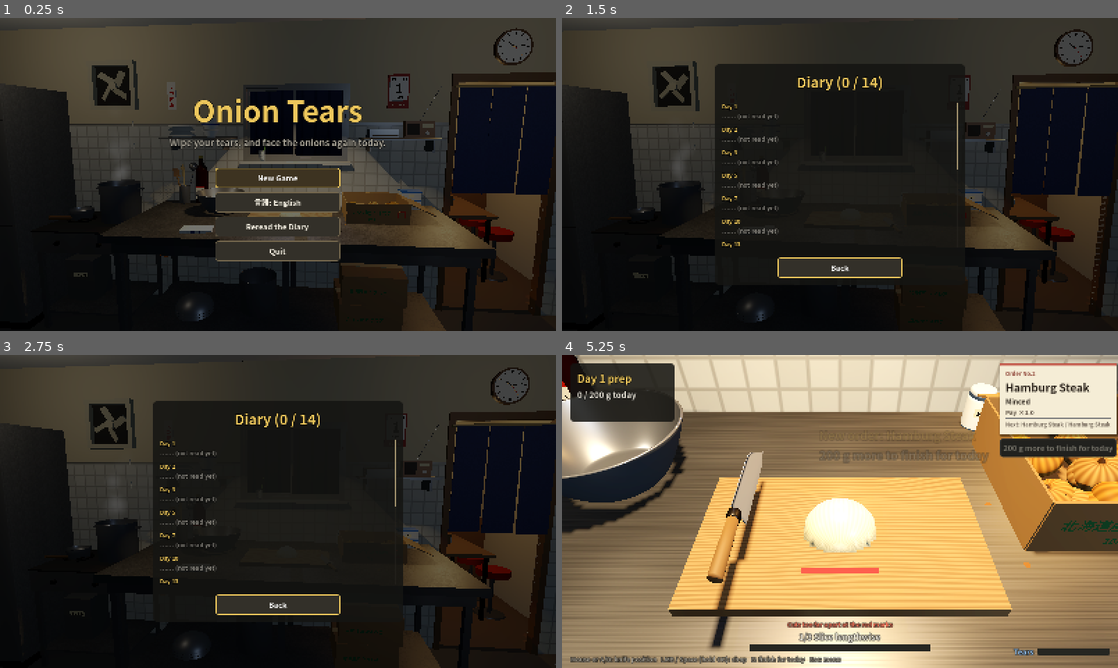
Above: before the commit, frames 1-4 (two rows, left to right).
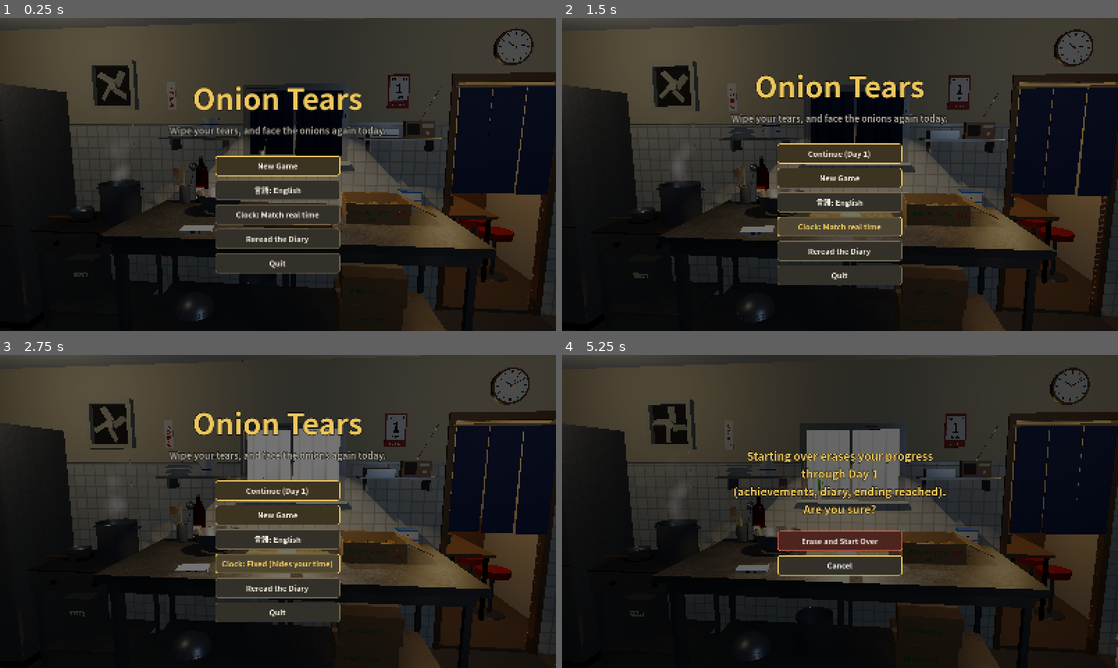
Above: after the commit, the same moments.

Repository: decopon-7/-
Game: Godot game, scene res://scenes/main.tscn
Two runs of this game, one before a commit and one after it. Both use one fixed random seed, a clock stepped at 60 frames per second and the inputs below.
Inputs (mouse positions are in pixels of both pictures, inside the frame that each line leads up to):
- Up to frame 1 (0.25 s): no input
- Up to frame 2 (1.5 s): click (840, 215) at 0.5 s, where only the run after the commit has a clickable "Clock: Match real time"; click (840, 227) at 1.25 s, where only the run after the commit has a clickable "Clock: Fixed (hides your time)"
- Up to frame 3 (2.75 s): click (278, 564) at 2 s, where only the run after the commit has a clickable "Clock: Match real time"
- Up to frame 4 (5.25 s): click "Back" (after the commit: "New Game") at 2.75 s; click (840, 514) at 3.5 s, where only the run before the commit has a clickable "New Game"; move the mouse to (962, 495) at 4.27 s; hold D (knife_right) 4.28-5 s; hold E (end_day) 4.28-5 s; click (962, 495) at 4.42 s; drag from (728, 527) to (812, 574) at 5.02 s

The runs differ from the first frame. In frame 1, 6.6% of the frame differs, in the area x 30-70%, y 21-82%; in frame 2, 21%; in frame 3, 23%; in frame 4, 95%, in the area x 0-100%, y 0-100%.

Commit message:
時計を実際の時刻に合わせるかを設定で選べるように、日記を時間帯に依存しない表現に
- タイトル画面と一時停止画面に「時計: 実際の時刻に合わせる／合わせない」を追加（セーブに保存）
- 合わせない場合は10時10分固定（秒針のみ動く）。配信で時刻を見せたくない人向け
- 日記16日目の「夜、」と実績名「十日目の朝」を、時間帯を選ばない表現に変更
- tools/test_clock.gd と、確認用スクショの --clock=off を追加

Co-Authored-By: Claude Sonnet 5.5 <noreply@anthropic.com>
Claude-Session: https://claude.ai/code/session_01Fz9qy8KHkDBY9XhjKQFu2R

Diff:
--- a/scripts/dev_screenshot.gd
+++ b/scripts/dev_screenshot.gd
@@ -11,6 +11,7 @@
 #   achievements: 実績一覧画面を確認する（--skin=0〜3 で称号、--scroll=1 で一覧の下の方）
 #   diary: 日記の回想画面を確認する（--diary_days=1,2,40 のように読んだことにする日を指定可能）
 #   （cut / mince / complete に --golden=1 を付けると、幸運の玉ねぎで工程を通す）
+#   （どのショットでも --clock=off を付けると、時計を実際の時刻に合わせない設定になる）
 #   （どのショットでも --pad=1 を付けると、ゲームパッド用の操作ヒントになる）
 #   bowl: ボウルの中身の見た目を確認する（--bowl_grams=750 のように溜まった量を指定可能。省略時750）
 #   title_withsave: セーブがある状態のタイトル画面（つづきから／はじめからの見分けやすさを確認）
@@ -40,6 +41,9 @@
 	_args = _parse()
 	if _args.has("lang"):
 		GameState.set_locale(_args["lang"])
+		get_parent().ui.refresh_texts()
+	if _args.get("clock", "") == "off":
+		GameState.clock_sync = false  # 保存はしない（確認用）
 		get_parent().ui.refresh_texts()
 	if _args.has("hour"):
 		# 掛け時計と窓の外の明るさを、実際の時刻ではなく指定の時刻で確認する（例 --hour=21.5）
--- a/scripts/game_state.gd
+++ b/scripts/game_state.gd
@@ -91,6 +91,9 @@
 var sound_volume := 1.0
 var music_volume := 1.0
 var fullscreen := false
+## 厨房の掛け時計と窓の外を、遊んでいる人の実際の時刻に合わせるか。
+## 配信で自分の時刻を見せたくない人のために、オフにすると時刻は決まった値で固定される
+var clock_sync := true
 
 
 func _ready() -> void:
@@ -275,6 +278,11 @@
 func set_fullscreen(value: bool) -> void:
 	fullscreen = value
 	_apply_window_settings()
+	save_game()
+
+
+func set_clock_sync(value: bool) -> void:
+	clock_sync = value
 	save_game()
 
 
@@ -306,6 +314,7 @@
 		"sound_volume": sound_volume,
 		"music_volume": music_volume,
 		"fullscreen": fullscreen,
+		"clock_sync": clock_sync,
 	}, "\t"))
 
 
@@ -326,6 +335,7 @@
 	sound_volume = float(data.get("sound_volume", 0.0 if data.get("muted", false) else 1.0))
 	music_volume = float(data.get("music_volume", 1.0 if data.get("music_on", true) else 0.0))
 	fullscreen = bool(data.get("fullscreen", false))
+	clock_sync = bool(data.get("clock_sync", true))
 	var saved_levels: Dictionary = data.get("levels", {})
 	for id in UPGRADE_IDS:
 		levels[id] = clampi(int(saved_levels.get(id, 0)), 0, UPGRADES[id]["max"])
--- a/scripts/i18n.gd
+++ b/scripts/i18n.gd
@@ -85,6 +85,9 @@
 	"OPT_MUSIC": {"ja": "BGM %d%%", "en": "Music %d%%"},
 	"BTN_FULLSCREEN_ON": {"ja": "画面表示: フルスクリーン", "en": "Display: Fullscreen"},
 	"BTN_FULLSCREEN_OFF": {"ja": "画面表示: ウィンドウ", "en": "Display: Windowed"},
+	# 掛け時計と窓の外を実際の時刻に合わせるか。配信で時刻を見せたくない人は「合わせない」にする
+	"BTN_CLOCK_SYNC_ON": {"ja": "時計: 実際の時刻に合わせる", "en": "Clock: Match real time"},
+	"BTN_CLOCK_SYNC_OFF": {"ja": "時計: 合わせない（時刻を隠す）", "en": "Clock: Fixed (hides your time)"},
 	"BTN_TO_TITLE": {"ja": "タイトルへ（自動保存）", "en": "Back to title (autosave)"},
 	"BTN_ACHIEVEMENTS": {"ja": "実績", "en": "Achievements"},
 	"BTN_BACK": {"ja": "戻る", "en": "Back"},
@@ -106,7 +109,7 @@
 	"ACH_PROCESSOR_MAX_DESC": {"ja": "フードプロセッサーを最大Lvまで鍛える", "en": "Upgrade the food processor to max level"},
 	"ACH_CONTRACT_MAX": {"ja": "やり手の交渉人", "en": "Master Negotiator"},
 	"ACH_CONTRACT_MAX_DESC": {"ja": "仕入れ先との値段交渉を最大Lvまで進める", "en": "Max out the supplier price negotiation"},
-	"ACH_DAY10": {"ja": "十日目の朝", "en": "Ten Mornings In"},
+	"ACH_DAY10": {"ja": "十日目の仕込み", "en": "Ten Days In"},
 	"ACH_DAY10_DESC": {"ja": "10日目を迎える", "en": "Reach day 10"},
 	"ACH_MONEY1000": {"ja": "ひと財産", "en": "A Tidy Sum"},
 	"ACH_MONEY1000_DESC": {"ja": "所持金が1000円に達する", "en": "Have $1000 or more"},
@@ -165,7 +168,7 @@
 		"en": "An old woman from the next town cried over her soup, saying it tasted like something from long ago. I didn't ask why.",
 	},
 	"DIARY_16": {
-		"ja": "夜、賄いを食べながら大将がぽつりと言った。「うちも昔、誰かを拾ったことがある」",
+		"ja": "賄いを食べながら、大将がぽつりと言った。「うちも昔、誰かを拾ったことがある」",
 		"en": "Over the staff meal, the owner said quietly, \"We took someone in once before, too.\"",
 	},
 	"DIARY_20": {
--- a/scripts/kitchen.gd
+++ b/scripts/kitchen.gd
@@ -52,6 +52,7 @@
 var _glass_mats: Array[ShaderMaterial] = []
 var _sun: SpotLight3D
 var _sky_timer := 0.0
+var _last_clock_sync := true
 ## 確認用：0〜24 を入れると、実際の時刻の代わりにその時刻で表示する（負なら実際の時刻）
 var debug_hour := -1.0
 
@@ -96,15 +97,25 @@
 		_noren[i].rotation.x = sin(_time * 0.8 + i * 1.3) * 0.025 + sin(_time * 0.37 + i) * 0.015
 	_update_clock()
 	_sky_timer -= delta
+	if GameState.clock_sync != _last_clock_sync:
+		_last_clock_sync = GameState.clock_sync
+		_sky_timer = 0.0  # 設定を切り替えたら、窓の外もすぐ変える
 	if _sky_timer <= 0.0:
 		_sky_timer = 5.0  # 窓の明るさはゆっくりしか変わらないので、ときどき更新すれば十分
 		_update_sky()
 
 
-## いまの時刻（時、0〜24の小数）。掛け時計と窓の外の明るさは、遊んでいる人の実際の時刻に合わせる
+## 時刻を合わせない設定のときに掛け時計が指す時刻（10時10分。時計の針がいちばん映える形）
+const FIXED_HOUR := 10.0 + 10.0 / 60.0
+
+
+## いまの時刻（時、0〜24の小数）。掛け時計と窓の外の明るさは、設定でオンなら遊んでいる人の
+## 実際の時刻に合わせる。オフなら固定の時刻（配信で自分の時刻を見せたくない人向け）
 func _now_hour() -> float:
 	if debug_hour >= 0.0:
 		return debug_hour
+	if not GameState.clock_sync:
+		return FIXED_HOUR
 	var t := Time.get_time_dict_from_system()
 	return t["hour"] + t["minute"] / 60.0 + t["second"] / 3600.0
 
@@ -114,8 +125,10 @@
 		return
 	var hour := _now_hour()
 	var minutes := fmod(hour * 60.0, 60.0)
-	# 秒針はカチッ、カチッと1秒ずつ、長針と短針はなめらかに進む
-	_second_hand.rotation.z = -TAU * floorf(fmod(hour * 3600.0, 60.0)) / 60.0
+	# 秒針はカチッ、カチッと1秒ずつ、長針と短針はなめらかに進む。
+	# 時刻を合わせない設定でも、秒針だけは動かして「止まった時計」に見えないようにする
+	var seconds := fmod(hour * 3600.0, 60.0) if GameState.clock_sync or debug_hour >= 0.0 else float(Time.get_ticks_msec() / 1000 % 60)
+	_second_hand.rotation.z = -TAU * floorf(seconds) / 60.0
 	_minute_hand.rotation.z = -TAU * minutes / 60.0
 	_hour_hand.rotation.z = -TAU * fmod(hour, 12.0) / 12.0
 
--- a/scripts/ui.gd
+++ b/scripts/ui.gd
@@ -81,6 +81,8 @@
 var _music_label: Label
 var _music_slider: HSlider
 var _fullscreen_button: Button
+var _clock_button: Button
+var _title_clock_button: Button
 var _achievements_button: Button
 var _to_title_button: Button
 var _version_label: Label
@@ -191,6 +193,8 @@
 	_sound_label.text = tr("OPT_SOUND") % roundi(GameState.sound_volume * 100)
 	_music_label.text = tr("OPT_MUSIC") % roundi(GameState.music_volume * 100)
 	_fullscreen_button.text = tr("BTN_FULLSCREEN_ON") if GameState.fullscreen else tr("BTN_FULLSCREEN_OFF")
+	for b in [_clock_button, _title_clock_button]:
+		b.text = tr("BTN_CLOCK_SYNC_ON") if GameState.clock_sync else tr("BTN_CLOCK_SYNC_OFF")
 	_achievements_button.text = tr("BTN_ACHIEVEMENTS")
 	_achievements_back_button.text = tr("BTN_BACK")
 	_confirm_new_game_title.text = tr("CONFIRM_NEW_GAME") % GameState.day
@@ -466,11 +470,18 @@
 	_language_button = _button(box, func():
 		GameState.set_locale(I18n.next_locale(TranslationServer.get_locale()))
 		refresh_texts())
+	# 配信前にタイトル画面から時刻を隠せるよう、一時停止画面とは別にここにも置く
+	_title_clock_button = _button(box, _toggle_clock_sync)
 	_diary_button = _button(box, func():
 		refresh_diary_recap()
 		show_only(diary_screen))
 	_quit_button = _button(box, func(): get_tree().quit())
 	return c
+
+
+func _toggle_clock_sync() -> void:
+	GameState.set_clock_sync(not GameState.clock_sync)
+	refresh_texts()
 
 
 func _build_confirm_new_game() -> Control:
@@ -562,6 +573,7 @@
 	_fullscreen_button = _button(box, func():
 		GameState.set_fullscreen(not GameState.fullscreen)
 		refresh_texts())
+	_clock_button = _button(box, _toggle_clock_sync)
 	_achievements_button = _button(box, func():
 		refresh_achievements()
 		show_only(achievements_screen))
--- /dev/null
+++ b/tools/test_clock.gd
@@ -0,0 +1,44 @@
+# 掛け時計の「実際の時刻に合わせる／合わせない」設定の自動テスト。
+#   godot --headless --path . -s tools/test_clock.gd
+# 成功なら "CLOCK TEST OK" を出して終了コード 0。
+extends SceneTree
+
+func _initialize() -> void:
+	_run.call_deferred()
+
+func _run() -> void:
+	var main: Node = load("res://scenes/main.tscn").instantiate()
+	root.add_child(main)
+	await process_frame
+	var gs := root.get_node("GameState")
+	var kitchen = main.get("kitchen")
+	var ui = main.get("ui")
+
+	# オン：実際の時刻（システム時計）と一致する
+	gs.set_clock_sync(true)
+	var t := Time.get_time_dict_from_system()
+	var real: float = t["hour"] + t["minute"] / 60.0
+	var h: float = kitchen.call("_now_hour")
+	print("sync on: ", h, " real=", real)
+	assert(absf(h - real) < 0.05 or absf(absf(h - real) - 24.0) < 0.05, "should follow the system clock")
+
+	# オフ：固定の時刻（見る人の実際の時刻は出ない）
+	gs.set_clock_sync(false)
+	await process_frame
+	h = kitchen.call("_now_hour")
+	print("sync off: ", h)
+	assert(absf(h - float(kitchen.FIXED_HOUR)) < 0.0001, "should show the fixed time")
+	# 針も固定（短針は10時台、長針は10分）
+	assert(absf(kitchen.get("_hour_hand").rotation.z + TAU * fmod(kitchen.FIXED_HOUR, 12.0) / 12.0) < 0.01, "hour hand should point at 10")
+	assert(absf(kitchen.get("_minute_hand").rotation.z + TAU * 10.0 / 60.0) < 0.01, "minute hand should point at 10 min")
+
+	# ボタン：タイトルと一時停止の両方にあり、押すと切り替わり、保存される
+	ui.get("_title_clock_button").pressed.emit()
+	assert(gs.clock_sync == true)
+	ui.get("_clock_button").pressed.emit()
+	assert(gs.clock_sync == false)
+	print("title button text: ", ui.get("_title_clock_button").text)
+	var cfg = JSON.parse_string(FileAccess.get_file_as_string(gs.SAVE_PATH))
+	assert(cfg["clock_sync"] == false, "setting should be saved")
+	print("CLOCK TEST OK")
+	quit(0)
Not shown, changed: docs/STEAM_ROADMAP.md
